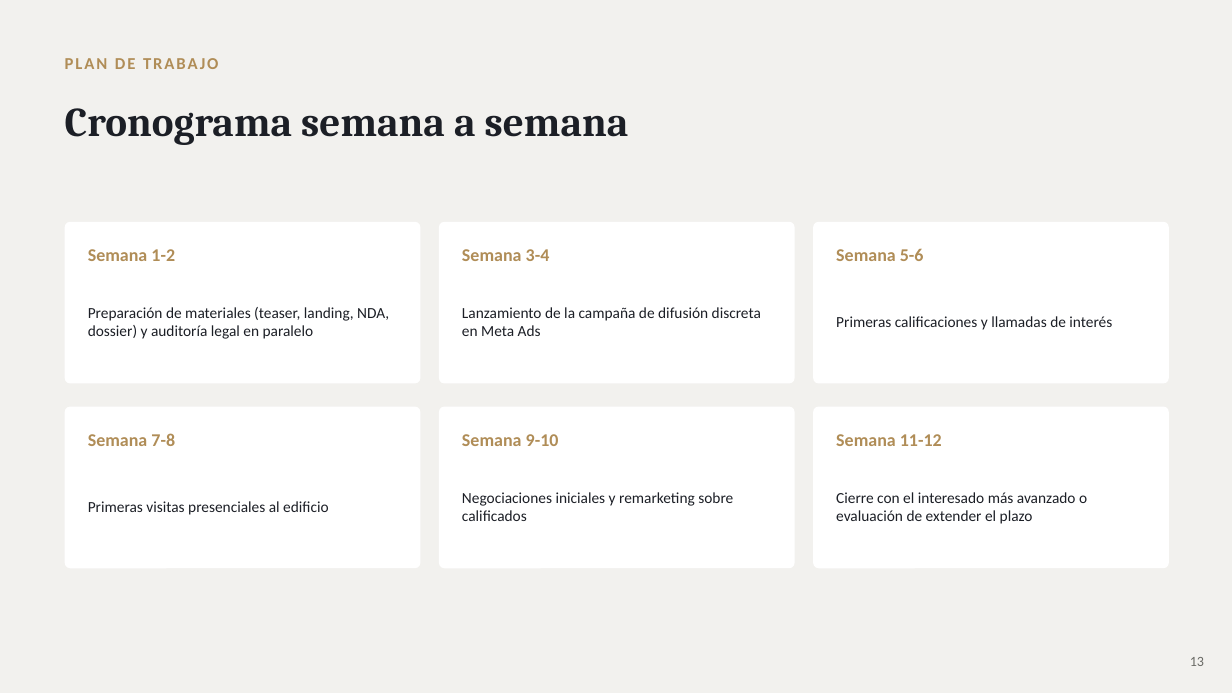
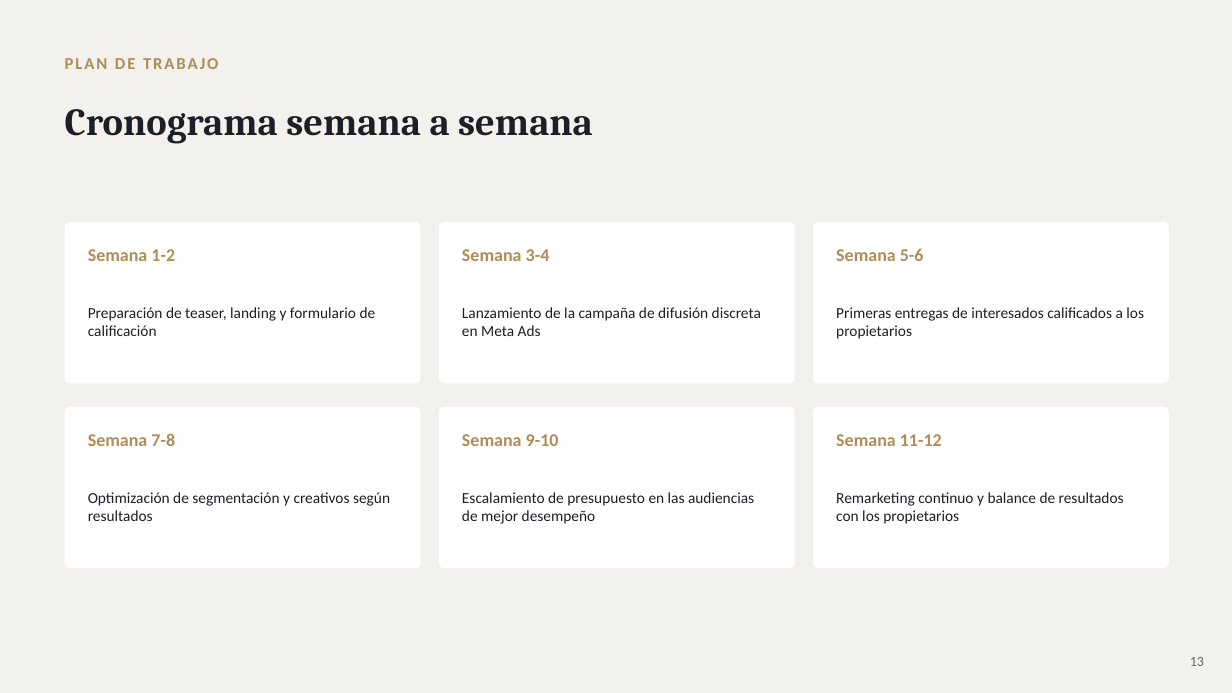
Before and after one commit to rozoerik-eng/Presentaciones-y-varios, a slide deck: slide 13 of Hosty56 - Plan de Venta (Edificio Airbnb Bogota)/Hosty56_Plan_de_Venta.pptx. Drawn at 1232x693 pixels with LibreOffice and Linux fonts; fonts in the diff are those of the drawing. Boxes give left, top, right and bottom in pixels: in the first picture for what was removed or moved away, otherwise in the second. Text is boxed around its words. In the diff, an @@ line names an element or a change of style, - is before the commit and + after.

```diff
--- a/Hosty56 - Plan de Venta (Edificio Airbnb Bogota)/Hosty56_Plan_de_Venta.pptx
+++ b/Hosty56 - Plan de Venta (Edificio Airbnb Bogota)/Hosty56_Plan_de_Venta.pptx
@@ text "Cronograma semana a semana" at bbox=[65, 109, 593, 144]: size 32 to 30 pt @@
@@ text at bbox=[88, 307, 376, 336]: text changed @@
-Preparación de materiales (teaser, landing, NDA, dossier) y auditoría legal en paralelo
+Preparación de teaser, landing y formulario de calificación
@@ text at bbox=[836, 307, 1144, 339]: text changed @@
-Primeras calificaciones y llamadas de interés
+Primeras entregas de interesados calificados a los propietarios
@@ text at bbox=[88, 492, 390, 521]: text changed @@
-Primeras visitas presenciales al edificio
+Optimización de segmentación y creativos según resultados
@@ text at bbox=[462, 492, 754, 524]: text changed @@
-Negociaciones iniciales y remarketing sobre calificados
+Escalamiento de presupuesto en las audiencias de mejor desempeño
@@ text at bbox=[836, 492, 1124, 524]: text changed @@
-Cierre con el interesado más avanzado o evaluación de extender el plazo
+Remarketing continuo y balance de resultados con los propietarios
```
Also in this commit, not shown: 12 other slides changed, 2 slides added, 2 slides removed, 1 other file.
